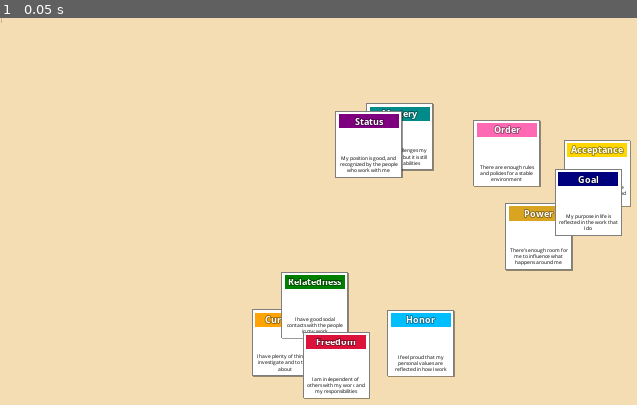
Above: before the commit, frame 1.
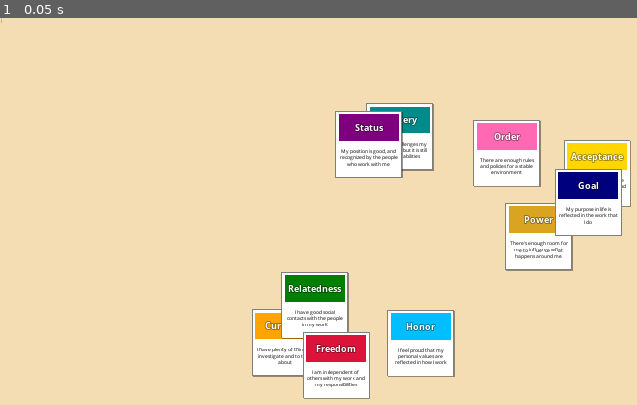
Above: after the commit, the same moment.

Repository: gediminasz/moving-motivators
Game: Godot game, scene res://Root.tscn
Same seed, same stepped clock (60 frames per second), same inputs: the game is played once before the commit and once after it.
Inputs:
- Up to frame 1 (0.05 s): no input

The runs differ from the first frame. In frame 1, 5.5% of the frame differs, in the area x 40-99%, y 23-98%.

Commit message:
Improve card layout

Diff:
--- a/Card.tscn
+++ b/Card.tscn
@@ -42,7 +42,7 @@
 margin_left = -72.0
 margin_top = -72.0
 margin_right = 72.0
-margin_bottom = -38.0
+margin_bottom = -8.0
 custom_styles/normal = SubResource( 1 )
 custom_fonts/font = ExtResource( 3 )
 custom_colors/font_color = Color( 1, 1, 1, 1 )
@@ -55,6 +55,7 @@
 
 [node name="Description" type="Label" parent="."]
 margin_left = -72.0
+margin_top = -8.0
 margin_right = 72.0
 margin_bottom = 72.0
 custom_fonts/font = ExtResource( 1 )
@@ -62,7 +63,7 @@
 custom_constants/line_spacing = -4
 text = "Description one two three four five six seven eight nine ten"
 align = 1
-valign = 2
+valign = 1
 autowrap = true
 clip_text = true
 __meta__ = {
